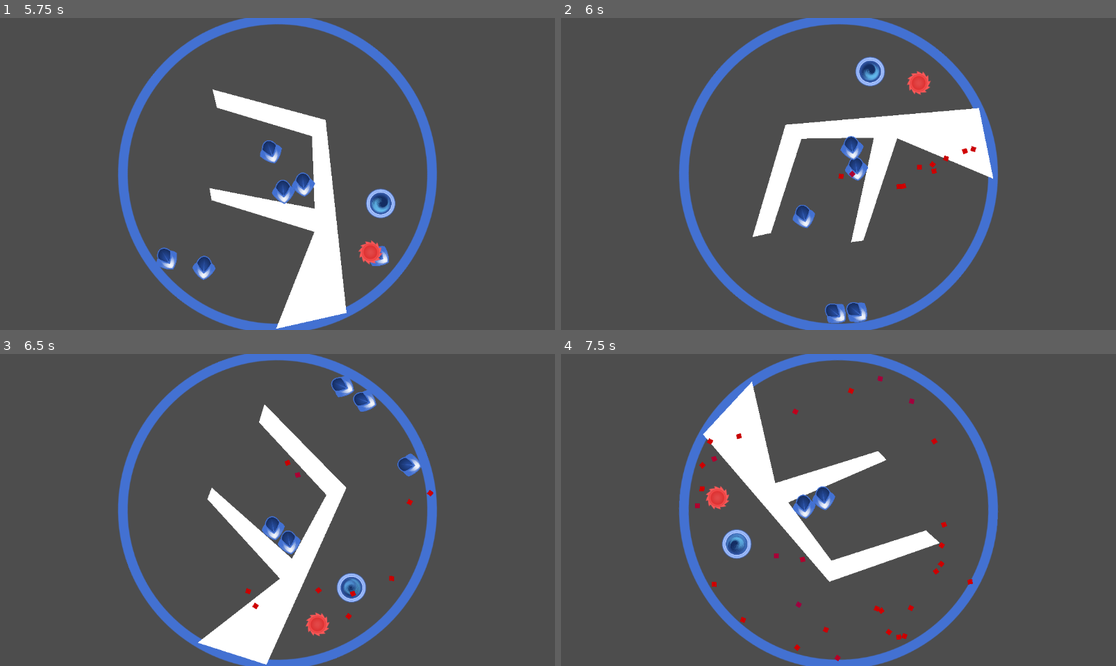
Above: before the commit, frames 1-4 (two rows, left to right).
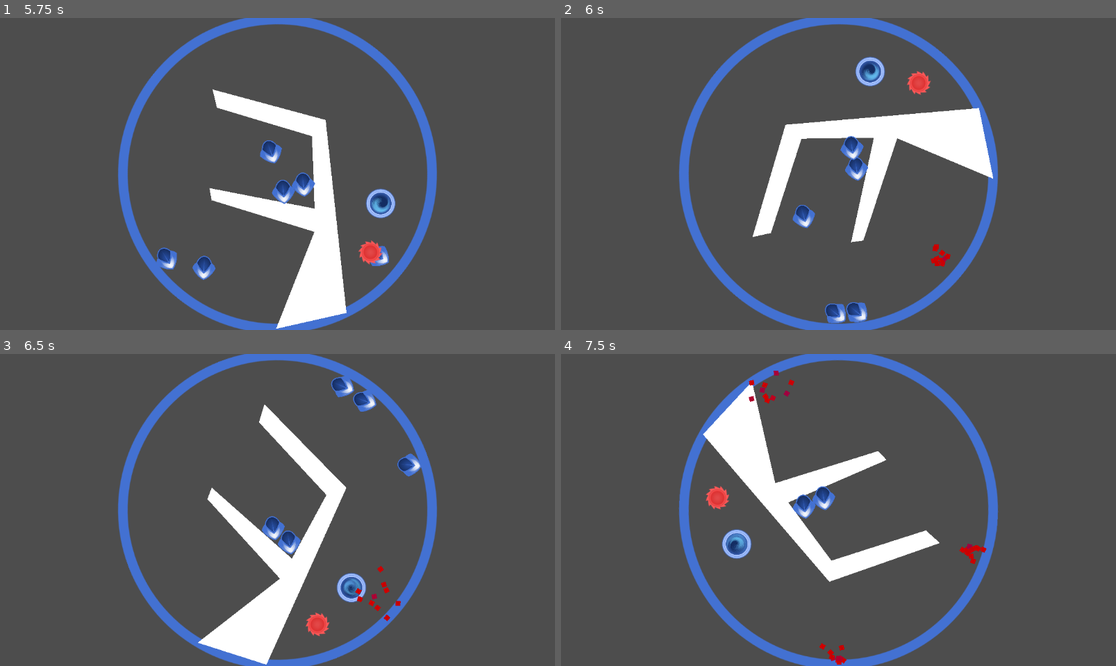
Above: after the commit, the same moments.

Repository: CE-Studio/gmtk-2023
Game: Godot game, scene res://TitleAssets/main_menu.tscn
Two runs of this game, one before a commit and one after it. Both use one fixed random seed, a clock stepped at 60 frames per second and the inputs below.
Inputs (mouse positions are in pixels of both pictures, inside the frame that each line leads up to):
- Up to frame 1 (5.75 s): click "PLAY" at 0.5 s; click "PLAY" at 1.25 s; move the mouse to (399, 158) at 2.02 s; hold D (game_move_right) 2.03-2.78 s; click (399, 158) at 2.17 s; move the mouse to (166, 189) at 2.77 s; hold A (game_move_left) 2.78-3.53 s; move the mouse to (333, 105) at 3.52 s; hold D (game_move_right) 3.53-5.03 s; move the mouse to (249, 236) at 4.27 s; click (249, 236) at 4.42 s; move the mouse to (444, 220) at 5.02 s; hold A (game_move_left) from 5.03 s (still down)
- Up to frame 2 (6 s): keep holding A (game_move_left); move the mouse to (672, 127) at 5.77 s
- Up to frame 3 (6.5 s): keep holding A (game_move_left)
- Up to frame 4 (7.5 s): move the mouse to (866, 510) at 6.52 s; click (866, 510) at 6.67 s; move the mouse to (755, 432) at 7.27 s; release A (game_move_left) at 7.28 s; hold D (game_move_right) from 7.28 s (still down)

Frame 1 is identical in both runs. In frame 2, 0.3% of the frame differs, in the area x 49-75%, y 40-80%; in frame 3, 0.3%; in frame 4, 0.8%, in the area x 24-77%, y 5-100%.

Commit message:
no message

Diff:
--- a/LevelAssets/saw.gd
+++ b/LevelAssets/saw.gd
@@ -14,5 +14,5 @@
         $"/root/Node2D/Node2D/RigidBody2D2".lost()
         var h = part.instantiate()
         h.position = body.position
-        $"../".add_child(h)
+        $"../../".add_child(h)
         body.queue_free()
